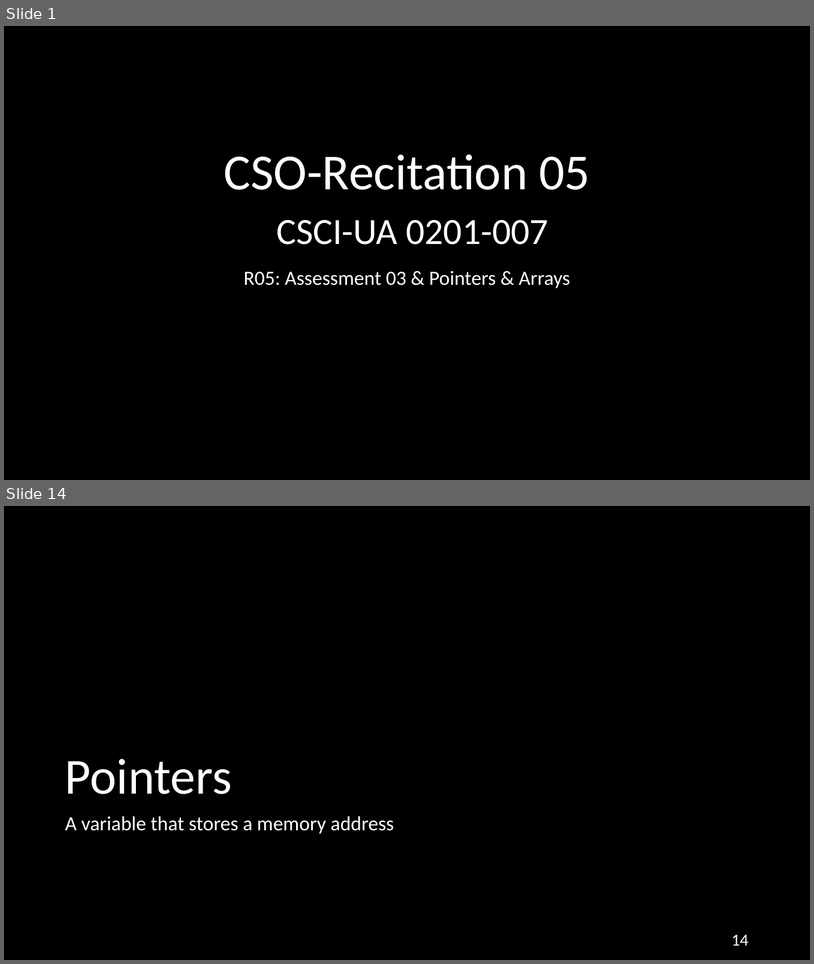
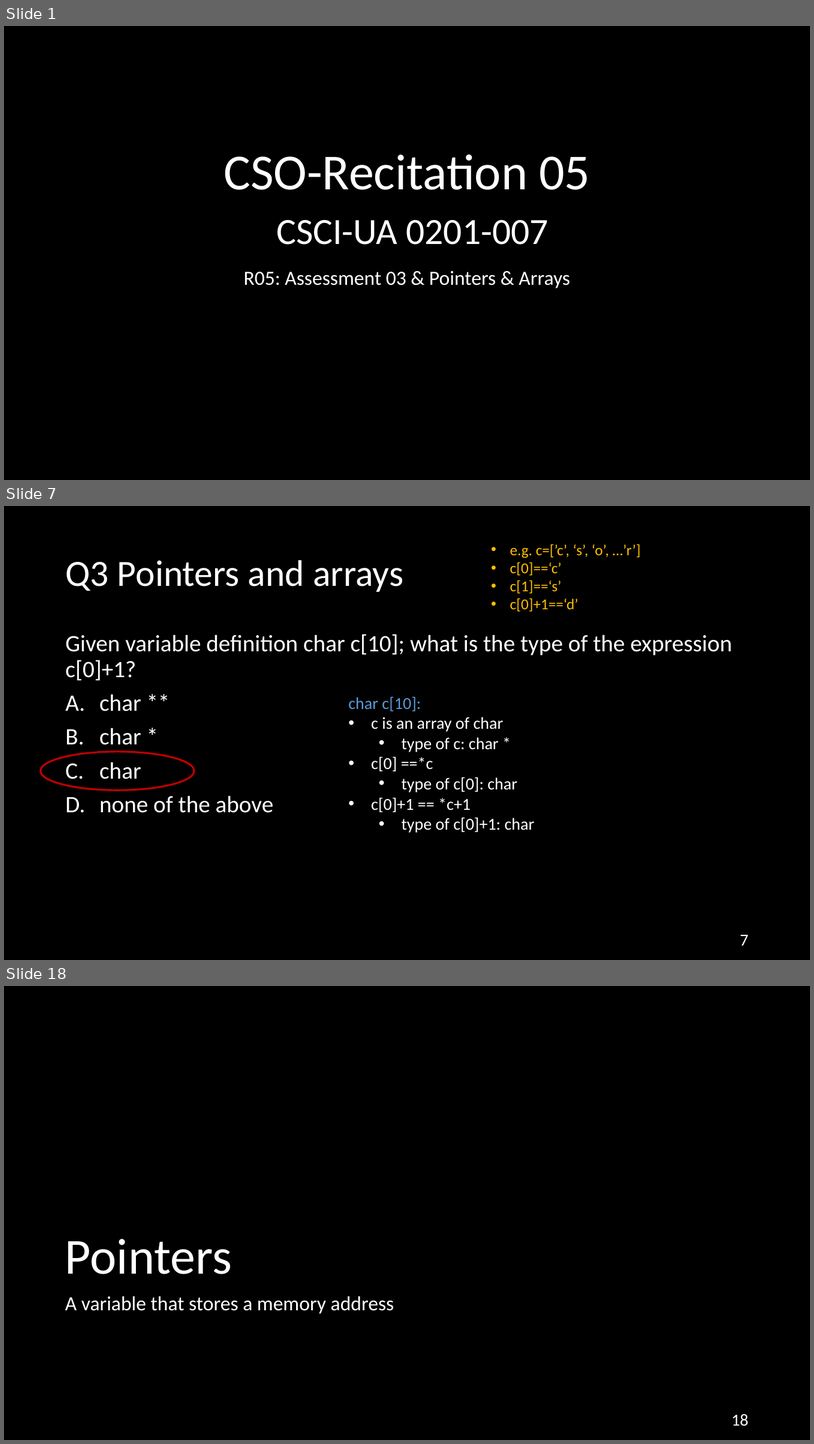
Before and after one commit to NYU-CSO/nyu-cso.github.io, a slide deck: rec-notes/r05.pptx. Shown one above the other, each under a label of ours: slides 1 and 14 before the commit, slides 1, 7 and 18 after it; the slides between them are not shown. The pictures are 814x964 and 814x1444 pixels, drawn with LibreOffice and Linux fonts; fonts in the diff are those of the drawing. Boxes give left, top, right and bottom in pixels: in the first picture for what was removed or moved away, otherwise in the second. Text is boxed around its words. In the diff, an @@ line names an element or a change of style, - is before the commit and + after.

```diff
--- a/rec-notes/r05.pptx
+++ b/rec-notes/r05.pptx
@@ slide 7 added at (x1=4, y1=506, x2=810, y2=960), background #000000 @@
@@ text added at (x1=510, y1=544, x2=641, y2=612), 18 pt, text #FFC000 @@
+• e.g. c=[’c’, ‘s’, ‘o’, …’r’]
+• c[0]==‘c’
+• c[1]==‘s’
+• c[0]+1==‘d’
@@ title added at (x1=65, y1=560, x2=404, y2=592), 44 pt, text #FFFFFF @@
+Q3 Pointers and arrays
@@ text added at (x1=65, y1=634, x2=732, y2=813), 28 pt, text #FFFFFF @@
+Given variable definition char c[10]; what is the type of the expression c[0]+1?
+A. char **
+B. char *
+C. char
+D. none of the above
@@ text added at (x1=348, y1=696, x2=535, y2=832), 20 pt, text #FFFFFF @@
+char c[10]:
+• c is an array of char
+  • type of c: char *
+• c[0] ==*c
+  • type of c[0]: char
+• c[0]+1 == *c+1
+  • type of c[0]+1: char
@@ ellipse added at (x1=40, y1=751, x2=194, y2=790), outline #C00000 2.25 pt @@
@@ page number added at (x1=740, y1=934, x2=749, y2=945), 20 pt, text #FFFFFF @@
+7
@@ what was slide 14 is now slide 18 @@
@@ page number at (x1=732, y1=1414, x2=749, y2=1426): text changed @@
-14
+18
```
Also in this commit, not shown: 6 slides changed, 13 other slides added, 10 slides removed, 1 other file.
